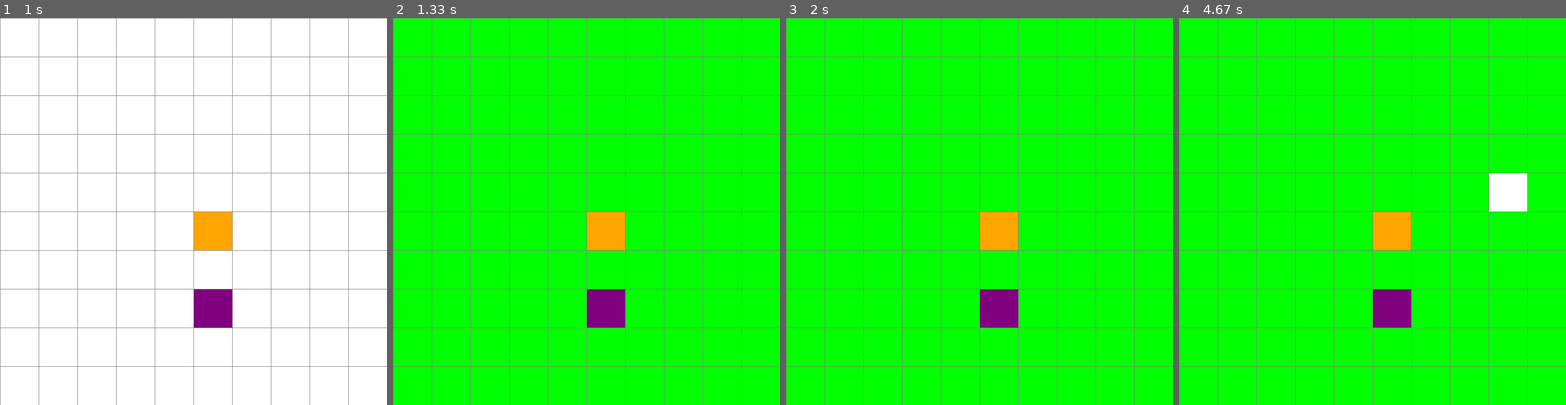
Above: before the commit, frames 1-4 (left to right).
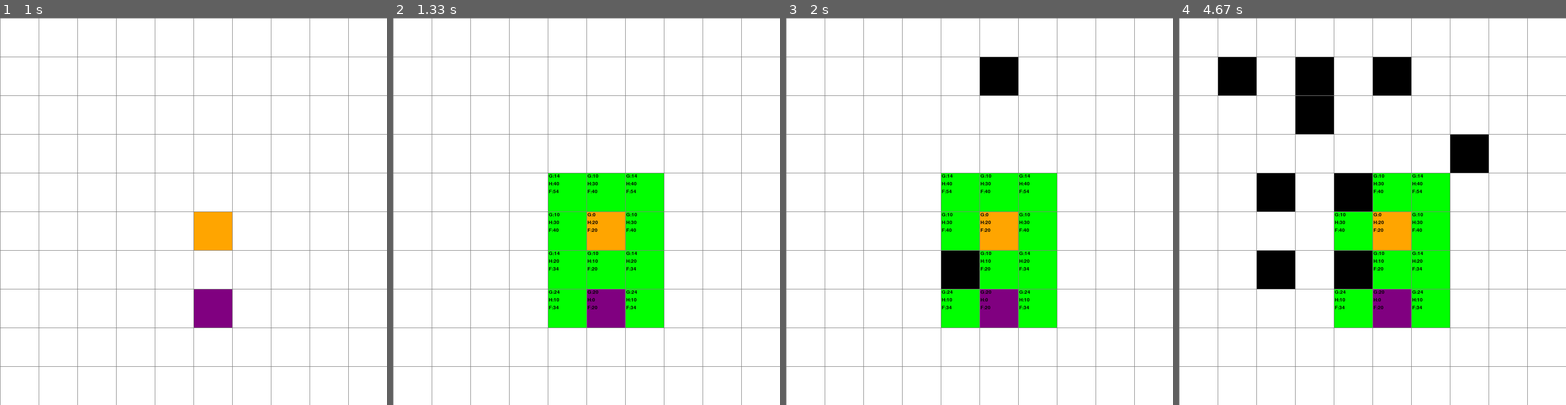
Above: after the commit, the same moments.

Repository: MelvinMG/Apuntes-Actividades-IA
Game: pygame game, started from Proyectos/asterisco/CascaronA.py
Two runs of this game, one before a commit and one after it. Both use one fixed random seed, a clock stepped at 60 frames per second and the inputs below.
Inputs (mouse positions are in pixels of both pictures, inside the frame that each line leads up to):
- Up to frame 1 (1 s): click (193, 211) at 0.38 s; click (232, 296) at 0.72 s
- Up to frame 2 (1.33 s): tap Space at 1 s
- Up to frame 3 (2 s): click (987, 79) at 1.38 s; click (979, 257) at 1.72 s
- Up to frame 4 (4.67 s): click (1318, 130) at 2.05 s; right-click (1511, 180) at 2.38 s; click (1453, 141) at 2.72 s; click (1256, 79) at 3.05 s; click (1264, 254) at 3.38 s; click (1287, 180) at 3.72 s; click (1310, 87) at 4.05 s; click (1333, 196) at 4.38 s

Frame 1 is identical in both runs. In frame 2, 86% of the frame differs, in the area x 0-100%, y 0-100%; in frame 3, 87%; in frame 4, 87%.

Commit message:
Avance: Todos los Vecinos Prosibles y Explicacion

Diff:
--- a/Proyectos/asterisco/CascaronA.py
+++ b/Proyectos/asterisco/CascaronA.py
@@ -1,6 +1,7 @@
 import pygame
 
 # Configuraciones iniciales
+pygame.init()  # Asegúrate de inicializar Pygame (para poder usar fuentes)
 ANCHO_VENTANA = 800
 VENTANA = pygame.display.set_mode((ANCHO_VENTANA, ANCHO_VENTANA))
 pygame.display.set_caption("Visualización de Nodos")
@@ -13,6 +14,12 @@
 ROJO = (255, 0, 0)
 NARANJA = (255, 165, 0)
 PURPURA = (128, 0, 128)
+
+def escribir_texto(ventana, texto, x, y, color=(0,0,0), tam=18):
+    """Dibuja el texto en la ventana, en la posición (x, y)."""
+    fuente = pygame.font.SysFont(None, tam)
+    superficie_texto = fuente.render(texto, True, color)
+    ventana.blit(superficie_texto, (x, y))
 
 class Nodo:
     def __init__(self, fila, col, ancho, total_filas):
@@ -23,7 +30,6 @@
         self.color = BLANCO
         self.ancho = ancho
         self.total_filas = total_filas
-        self.visitado = False  # Indica si el nodo ha sido visitado
 
         # Costos para el algoritmo A*
         self.g = float("inf")  # Costo acumulado (inicialmente infinito)
@@ -44,7 +50,6 @@
 
     def restablecer(self):
         self.color = BLANCO
-        self.visitado = False
         self.g = float("inf")
         self.h = 0
         self.f = float("inf")
@@ -58,15 +63,27 @@
     def hacer_fin(self):
         self.color = PURPURA
 
-    def marcar_visitado(self):
-        self.visitado = True
-
     def dibujar(self, ventana):
-        # Si ya fue visitado, se pinta de verde, salvo que sea inicio o fin.
-        if self.visitado and not (self.es_inicio() or self.es_fin()):
-            pygame.draw.rect(ventana, VERDE, (self.x, self.y, self.ancho, self.ancho))
+        """
+        Pinta el nodo según su estado:
+         - Naranja si es el inicio
+         - Púrpura si es el fin
+         - Negro si es pared
+         - Verde si tiene g < inf (ha sido visitado o actualizado)
+         - Blanco si no se ha actualizado
+        """
+        if self.es_inicio():
+            color = NARANJA
+        elif self.es_fin():
+            color = PURPURA
+        elif self.es_pared():
+            color = NEGRO
+        elif self.g < float("inf"):
+            color = VERDE
         else:
-            pygame.draw.rect(ventana, self.color, (self.x, self.y, self.ancho, self.ancho))
+            color = BLANCO
+
+        pygame.draw.rect(ventana, color, (self.x, self.y, self.ancho, self.ancho))
 
 def obtener_vecinos(grid, nodo):
     vecinos = []
@@ -98,14 +115,14 @@
         # Ordena la lista abierta por el valor de f (menor costo total estimado)
         lista_abierta.sort(key=lambda nodo: nodo.f)
         nodo_actual = lista_abierta.pop(0)
-        nodo_actual.marcar_visitado()
+        lista_cerrada.append(nodo_actual)
+
         print(f"Visitado: {nodo_actual.get_pos()} :: Calculos(G={nodo_actual.g}, H={nodo_actual.h}, F={nodo_actual.f})")
-        lista_cerrada.append(nodo_actual)
-
-        # Aquí se comenta/elimina la interrupción para seguir explorando
-        # if nodo_actual == nodo_fin:
-        #     print("¡Objetivo alcanzado!")
-        #     break
+
+        # Si hemos alcanzado el nodo final, detenemos la exploración
+        if nodo_actual == nodo_fin:
+            print("¡Objetivo alcanzado!")
+            break
 
         # Obtenemos los vecinos del nodo actual
         vecinos = obtener_vecinos(grid, nodo_actual)
@@ -126,7 +143,7 @@
                     vecino.f = vecino.g + vecino.h
                     if vecino not in lista_abierta:
                         lista_abierta.append(vecino)
-    print("Búsqueda completada: se exploraron todos los vecinos posibles.")
+
     return lista_cerrada
 
 def crear_grid(filas, ancho):
@@ -151,6 +168,14 @@
     for fila in grid:
         for nodo in fila:
             nodo.dibujar(ventana)
+            # --- DIBUJAR VALORES G, H, F DENTRO DE LA CELDA ---
+            if nodo.g < float("inf"):
+                offset_x = nodo.x + 2
+                offset_y = nodo.y + 2
+                escribir_texto(ventana, f"G:{nodo.g}", offset_x, offset_y, color=NEGRO, tam=15)
+                escribir_texto(ventana, f"H:{nodo.h}", offset_x, offset_y+16, color=NEGRO, tam=15)
+                escribir_texto(ventana, f"F:{nodo.f}", offset_x, offset_y+32, color=NEGRO, tam=15)
+
     dibujar_grid(ventana, filas, ancho)
     pygame.display.update()
 
@@ -208,4 +233,5 @@
         # Fin del bucle de eventos
     pygame.quit()
 
-main(VENTANA, ANCHO_VENTANA)
+if __name__ == "__main__":
+    main(VENTANA, ANCHO_VENTANA)
Binary file added: Proyectos/asterisco/Images/Avance_1.png
Not shown, added: Proyectos/asterisco/Explicación_A.md
